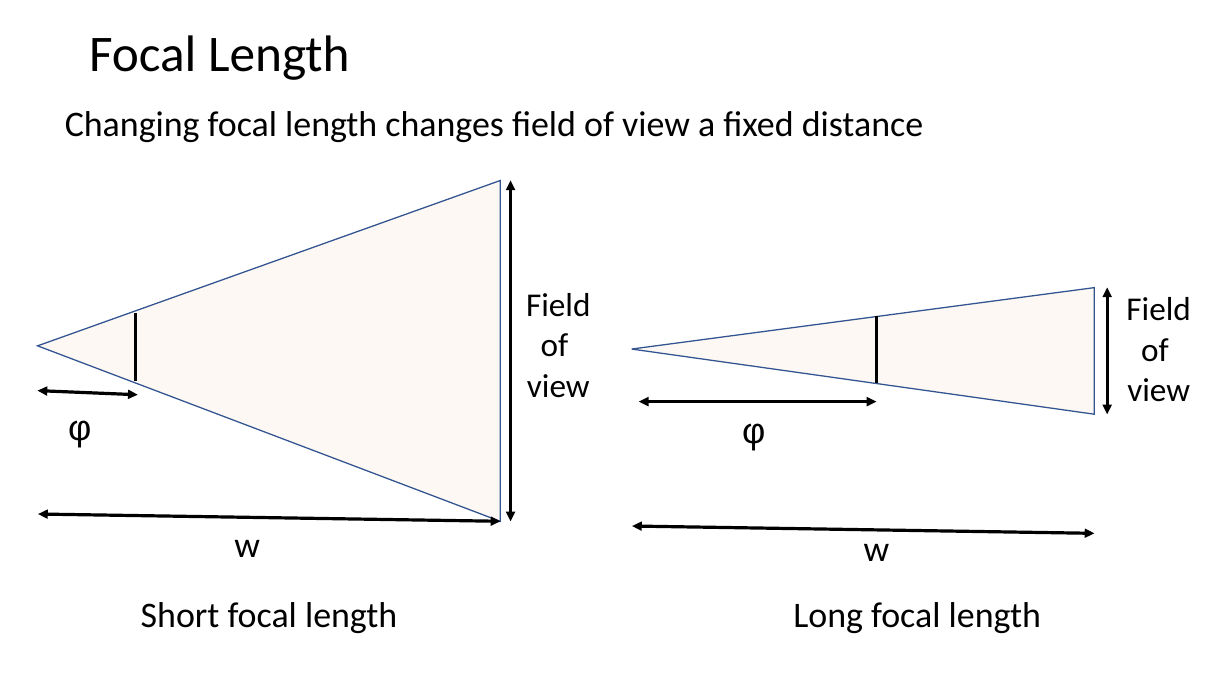
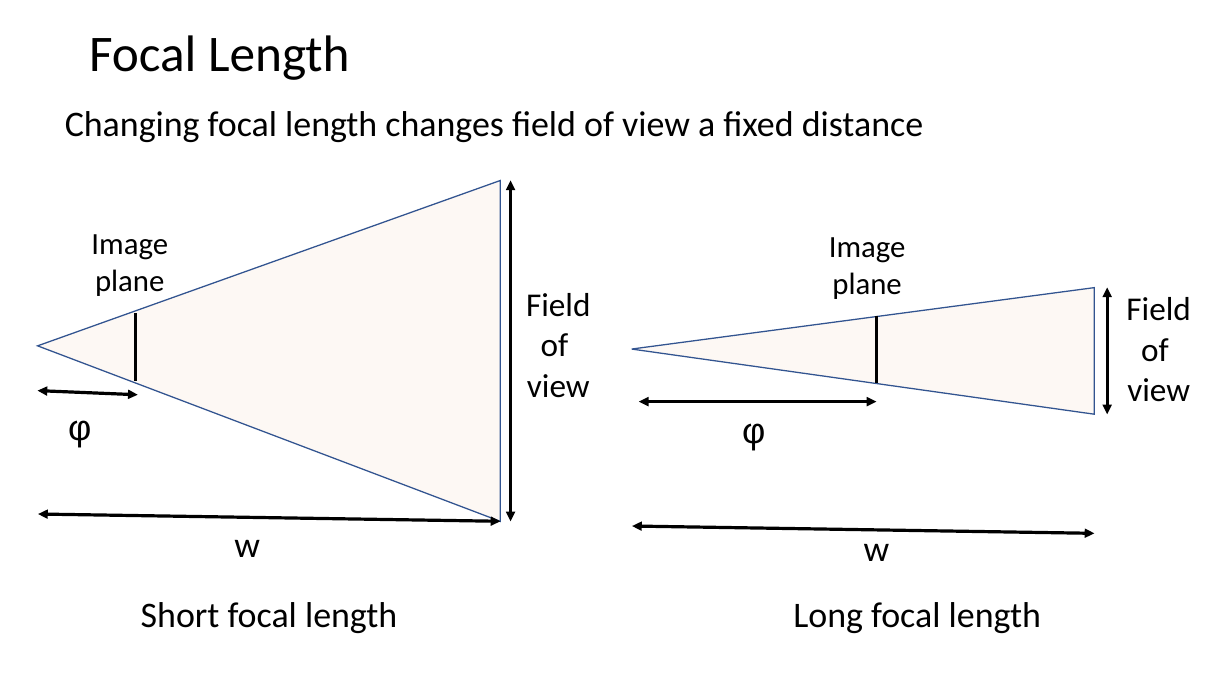
Before and after one commit to StephenElston/CSCI-E25, a slide deck: slide 13 of Slides/9_HomographyProjection.pptx. Drawn at 1232x693 pixels with LibreOffice and Linux fonts; fonts in the diff are those of the drawing. Boxes give left, top, right and bottom in pixels: in the first picture for what was removed or moved away, otherwise in the second. Text is boxed around its words. In the diff, an @@ line names an element or a change of style, - is before the commit and + after.

Commit message:
Imporved wording on slides

```diff
--- a/Slides/9_HomographyProjection.pptx
+++ b/Slides/9_HomographyProjection.pptx
@@ text added at <box>91,234,168,296</box>, 24 pt, text #000000 @@
+Image plane
@@ text added at <box>829,237,906,299</box>, 24 pt, text #000000 @@
+Image plane
```
